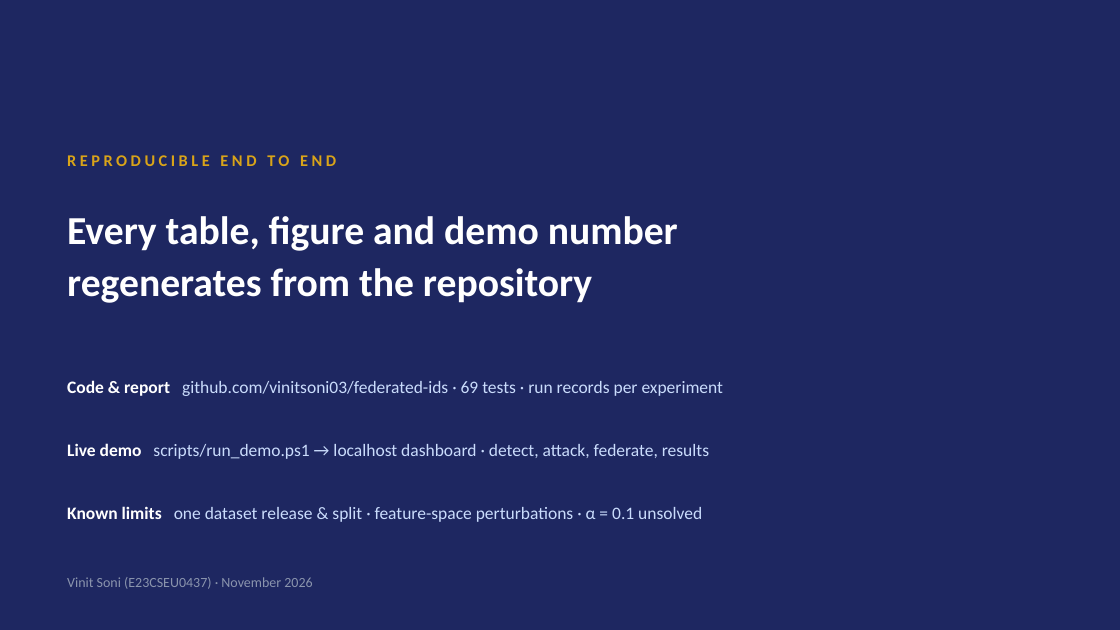
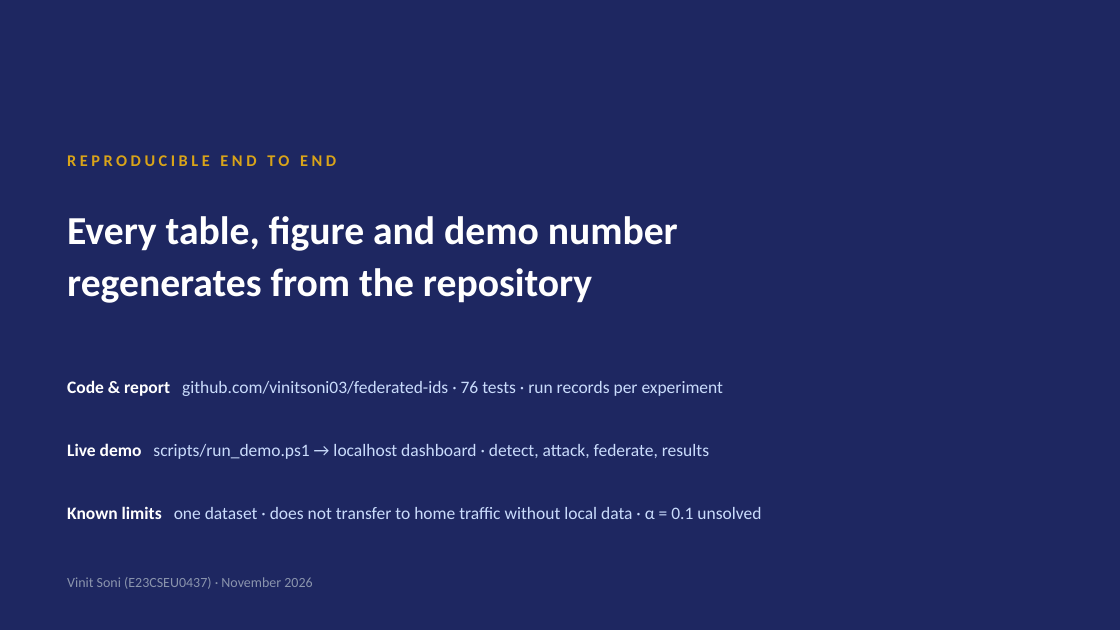
Before and after one commit to vinitsoni03/federated-ids, a slide deck: slide 16 of reports/final_slides.pptx (slide 15 before the commit). Drawn at 1120x630 pixels with LibreOffice and Linux fonts; fonts in the diff are those of the drawing. Boxes give left, top, right and bottom in pixels: in the first picture for what was removed or moved away, otherwise in the second. Text is boxed around its words. In the diff, an @@ line names an element or a change of style, - is before the commit and + after.

Commit message:
Paper and slides: real-traffic result
Paper: Real traffic subsection with a false-alarm table, plus abstract,
discussion, limitations and conclusion. Slides: new slide on the laptop
capture (16 slides), test count 76.

```diff
--- a/reports/final_slides.pptx
+++ b/reports/final_slides.pptx
@@ text at bbox=[67, 380, 724, 396]: text changed @@
-Code & report github.com/vinitsoni03/federated-ids · 69 tests · run records per experiment
+Code & report github.com/vinitsoni03/federated-ids · 76 tests · run records per experiment
@@ text at bbox=[67, 506, 761, 519]: text changed @@
-Known limits one dataset release & split · feature-space perturbations · α = 0.1 unsolved
+Known limits one dataset · does not transfer to home traffic without local data · α = 0.1 unsolved
```
Also in this commit, not shown: 1 other slide changed, 1 slide added, 2 other files.
